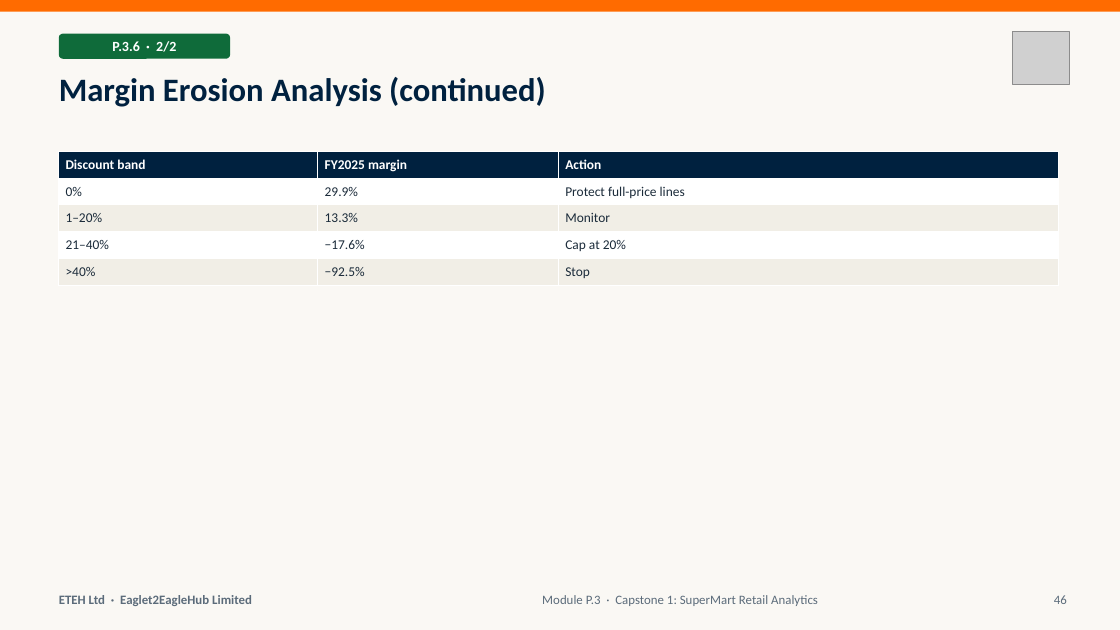
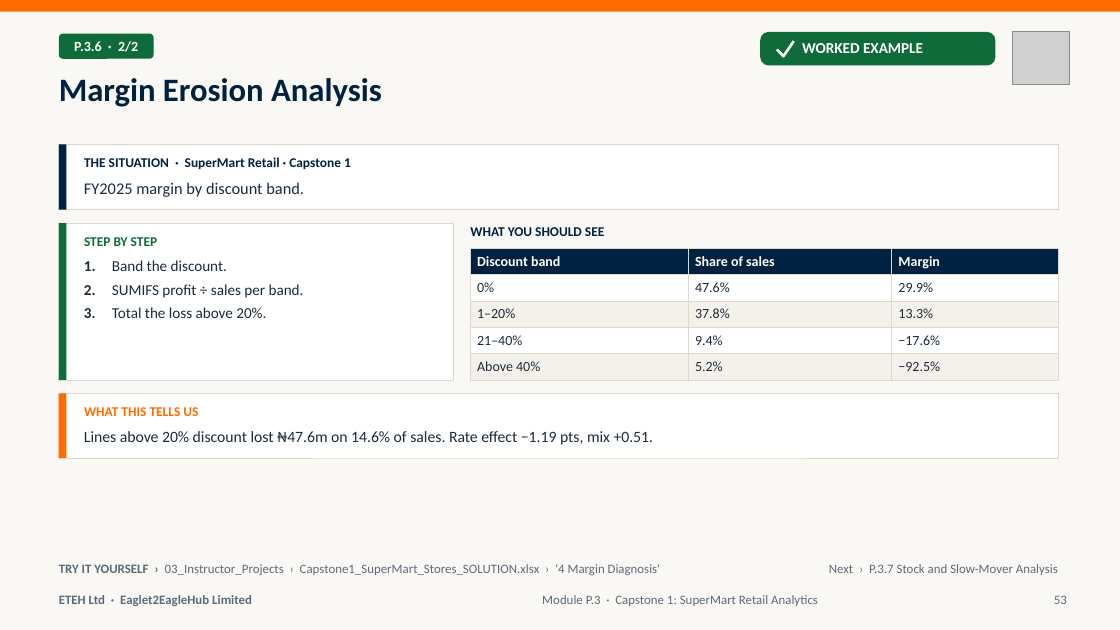
Before and after one commit to MaxiKen/ETEH, a slide deck: slide 53 of ETEH_Bootcamp_Pack/ETEH_Vol5_Capstone_Career_Slides.pptx (slide 46 before the commit). Drawn at 1120x630 pixels with LibreOffice and Linux fonts; fonts in the diff are those of the drawing; grey boxes stand for pictures. Boxes give left, top, right and bottom in pixels: in the first picture for what was removed or moved away, otherwise in the second. Text is boxed around its words. In the diff, an @@ line names an element or a change of style, - is before the commit and + after.

Commit message:
Vol5 v2: all 80 capstone/career topics revised (concept + worked example); capstone workbook text fixes

```diff
--- a/ETEH_Bootcamp_Pack/ETEH_Vol5_Capstone_Career_Slides.pptx
+++ b/ETEH_Bootcamp_Pack/ETEH_Vol5_Capstone_Career_Slides.pptx
@@ text "P.3.6 · 2/2": place and size @@
-text "P.3.6 · 2/2" at bbox=[112, 41, 176, 52]
+text "P.3.6 · 2/2" at bbox=[74, 41, 138, 52]
@@ rounded rectangle: place and size @@
-rounded rectangle at bbox=[59, 34, 230, 59]
+rounded rectangle at bbox=[59, 34, 154, 59]
@@ rounded rectangle added at bbox=[760, 32, 996, 66], fill #0F6B3A @@
@@ freeform shape added at bbox=[777, 41, 794, 56], outline #FFFFFF 2.25 pt @@
@@ text added at bbox=[802, 43, 923, 53], 13 pt, text #FFFFFF, bold @@
+WORKED EXAMPLE
@@ title at bbox=[59, 78, 382, 107]: text changed @@
-Margin Erosion Analysis (continued)
+Margin Erosion Analysis
@@ rectangle added at bbox=[59, 145, 1059, 210], fill #FFFFFF, outline #DDD8CC 0.75 pt @@
@@ rectangle added at bbox=[59, 145, 66, 210], fill #00213F @@
@@ text added at bbox=[84, 157, 351, 169], 11.5 pt, text #00213F, bold @@
+THE SITUATION · SuperMart Retail · Capstone 1
@@ text added at bbox=[84, 182, 304, 197], 14 pt, text #1B2B3A @@
+FY2025 margin by discount band.
@@ rectangle added at bbox=[59, 223, 454, 381], fill #FFFFFF, outline #DDD8CC 0.75 pt @@
@@ rectangle added at bbox=[59, 223, 66, 381], fill #0F6B3A @@
@@ text added at bbox=[84, 237, 158, 246], 11.5 pt, text #0F6B3A, bold @@
+STEP BY STEP
@@ text added at bbox=[470, 227, 604, 236], 11.5 pt, text #00213F, bold @@
+WHAT YOU SHOULD SEE
@@ text added at bbox=[84, 260, 304, 318], 13 pt, text #1B2B3A @@
+1. Band the discount.
+2. SUMIFS profit ÷ sales per band.
+3. Total the loss above 20%.
@@ table at bbox=[471, 249, 1058, 381] @@
-row 1, column 2: FY2025 margin
+row 1, column 2: Share of sales
-row 1, column 3: Action
+row 1, column 3: Margin
-row 2, column 2: 29.9%
+row 2, column 2: 47.6%
-row 2, column 3: Protect full-price lines
+row 2, column 3: 29.9%
-row 3, column 2: 13.3%
+row 3, column 2: 37.8%
-row 3, column 3: Monitor
+row 3, column 3: 13.3%
-row 4, column 2: −17.6%
+row 4, column 2: 9.4%
-row 4, column 3: Cap at 20%
+row 4, column 3: −17.6%
-row 5: >40% | −92.5% | Stop
+row 5: Above 40% | 5.2% | −92.5%
@@ fill #F1EEE6 to #F4F1EA in 6 cells @@
@@ size 11.5 to 12 pt in "Discount band", "0%", "1–20%", "21–40%" @@
@@ borders changed @@
@@ table: place and size @@
-table at bbox=[59, 151, 1059, 286]
+table at bbox=[471, 249, 1058, 381]
@@ rectangle added at bbox=[59, 393, 1059, 458], fill #FFFFFF, outline #DDD8CC 0.75 pt @@
@@ rectangle added at bbox=[59, 393, 66, 458], fill #FF6B00 @@
@@ text added at bbox=[84, 407, 198, 416], 11.5 pt, text #FF6B00, bold @@
+WHAT THIS TELLS US
@@ text added at bbox=[84, 431, 654, 445], 13.5 pt, text #1B2B3A @@
+Lines above 20% discount lost ₦47.6m on 14.6% of sales. Rate effect −1.19 pts, mix +0.51.
@@ text added at bbox=[59, 564, 660, 575], 11 pt, text #5B6B7A @@
+TRY IT YOURSELF › 03_Instructor_Projects › Capstone1_SuperMart_Stores_SOLUTION.xlsx › '4 Margin Diagnosis'
@@ text added at bbox=[829, 564, 1058, 575], 11 pt, text #5B6B7A @@
+Next › P.3.7 Stock and Slow-Mover Analysis
@@ text at bbox=[1054, 595, 1067, 604]: text changed @@
-46
+53
```
Also in this commit, not shown: 15 other slides changed, 156 slides added, 107 slides removed, 14 other files.
